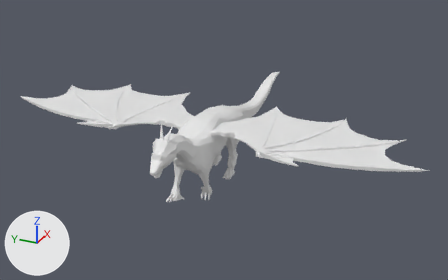
The Blender file Entitys/CREATURES/ANIMATIONS/dragon.walk.blend, before and after one commit.
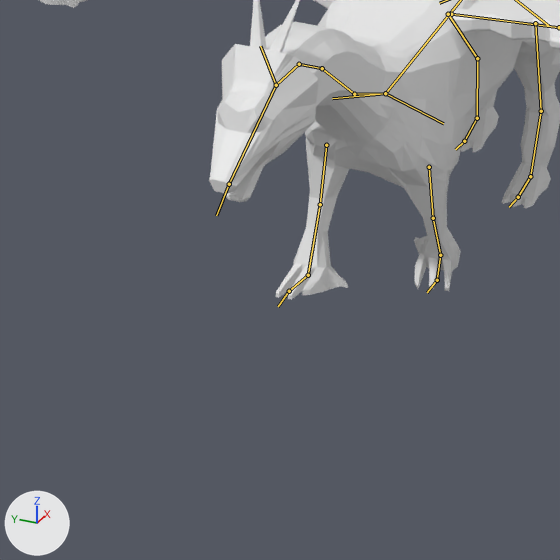
Each version appears first whole from a camera (50 mm lens) standing at (-13.81, -6.75, 8.34) and looking at (1.22, 0.02, 0.82), and next in a close-up on the part from 22% to 53% of the width and 46% to 95% of the height. Lighting does not change. The marker at lower left points along +X, +Y and +Z. Both versions are drawn at frame 71 of the action 'Armature.001Action'; the numbers are the values there. The bones that bend it are drawn over the model as lines in the close-ups.
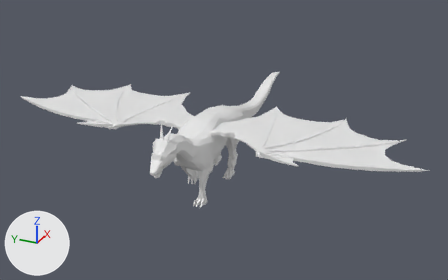
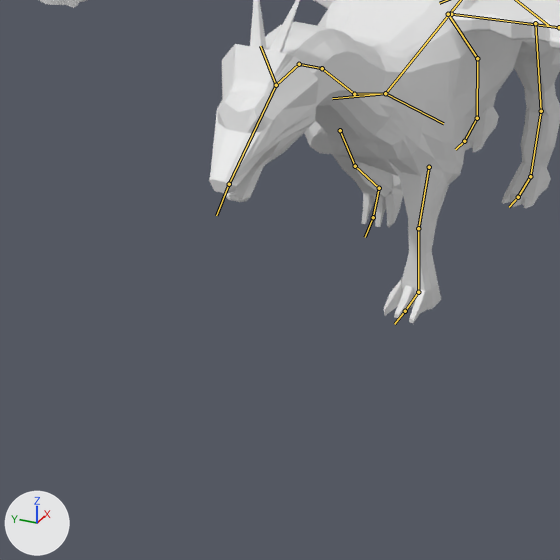
Where the change shows, as pixel boxes [x1, y1, x2, y2] in the close-ups (560 x 560 px):
'Cube', posed
    before: [40, 0, 560, 300]
    after: [40, 0, 560, 323]
bone 'frontthigh.r', root to tip
    before: (326, 145) to (320, 204)
    after: (340, 130) to (355, 166)
bone 'frontshin.r', root to tip
    before: (320, 204) to (308, 275)
    after: (355, 166) to (379, 188)
bone 'fronfoot.r', root to tip
    before: (308, 275) to (289, 291)
    after: (379, 188) to (373, 217)
bone 'fronfoot.l.001', root to tip
    before: (437, 280) to (427, 292)
    after: (405, 311) to (394, 324)
bone 'fronfoot.r.001', root to tip
    before: (289, 291) to (278, 306)
    after: (373, 217) to (365, 237)

Edits to the bpy script that builds the scene:
```text
Change bone_frontthigh_r:
    where bone_frontthigh_r = bpy.data.objects['Armature.001'].pose.bones['frontthigh.r']  # child of 'Bone.016'
    bone_frontthigh_r.location: (-0.03, -0.02, 0.0) -> (0.16, -0.06, 0.01)
    bone_frontthigh_r.rotation_quaternion: (0.995, 0.003, 0.0, -0.07) -> (0.953, 0.014, 0.0, -0.295)  # degrees (0, 0, -8) -> degrees (2, 0, -34)
Change bone_frontshin_r:
    where bone_frontshin_r = bpy.data.objects['Armature.001'].pose.bones['frontshin.r']  # child of 'frontthigh.r'
    bone_frontshin_r.rotation_quaternion: (0.272, -0.36, -0.001, 0.883) -> (0.368, -0.349, -0.001, 0.852)  # degrees (-15, 40, 140) -> degrees (-19, 37, 127)
Change bone_fronfoot_r:
    where bone_fronfoot_r = bpy.data.objects['Armature.001'].pose.bones['fronfoot.r']  # child of 'frontshin.r'
    bone_fronfoot_r.location: (-0.09, -0.87, 0.18) -> (-0.13, -1.64, 0.23)
    bone_fronfoot_r.rotation_quaternion: (0.99, -0.137, 0.001, -0.042) -> (0.982, -0.142, -0.116, -0.049)  # degrees (-16, -1, -5) -> degrees (-16, -14, -4)
Change bone_fronfoot_l_001:
    where bone_fronfoot_l_001 = bpy.data.objects['Armature.001'].pose.bones['fronfoot.l.001']
    bone_fronfoot_l_001.location: (0.34, -0.45, 1.25) -> (0.35, 0.03, 1.27)
Change bone_fronfoot_r_001:
    where bone_fronfoot_r_001 = bpy.data.objects['Armature.001'].pose.bones['fronfoot.r.001']
    bone_fronfoot_r_001.location: (0.59, 0.23, -1.28) -> (0.56, -0.97, -1.22)
    bone_fronfoot_r_001.rotation_quaternion: (0.829, 0.092, 0.0, 0.042) -> (0.799, 0.22, 0.0, 0.101)  # degrees (13, -1, 6) -> degrees (30, -4, 13)
```
